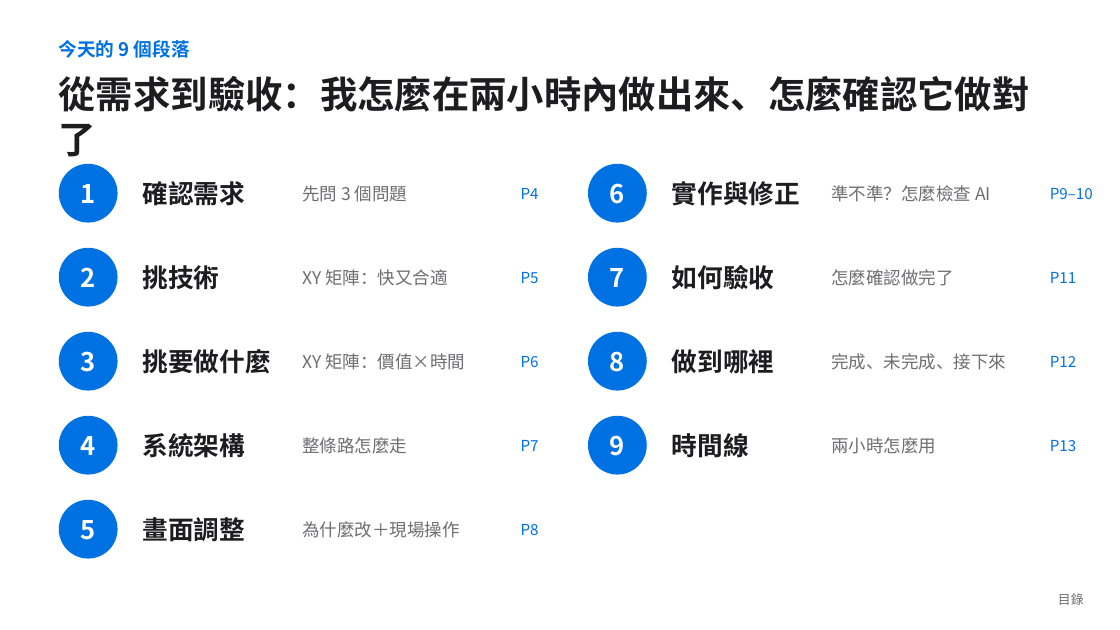
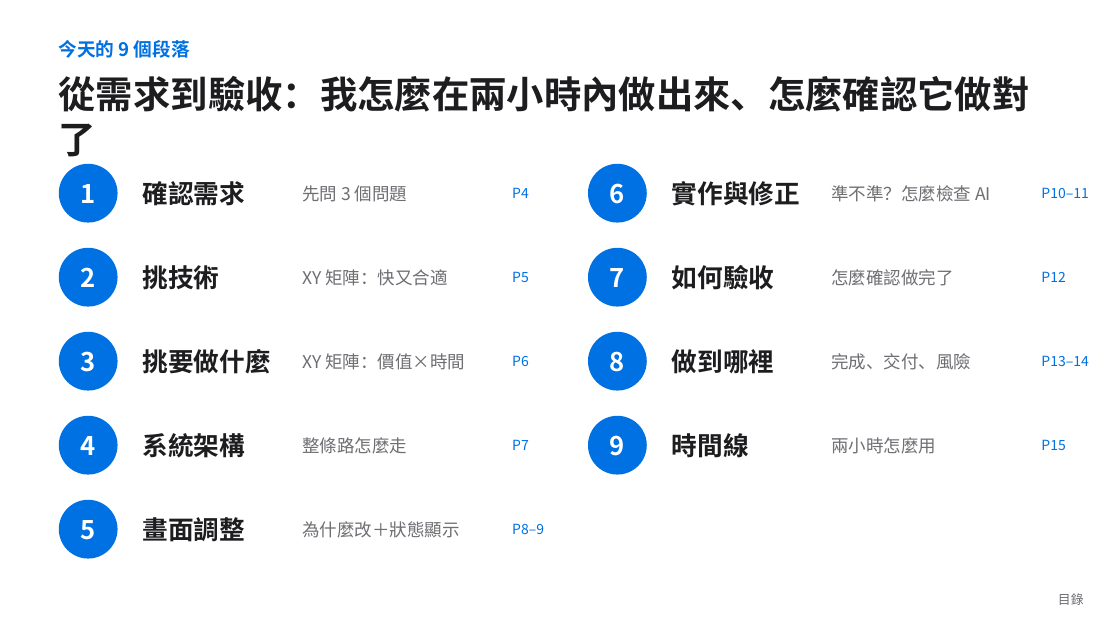
Before and after one commit to jaylooloomi/contract-check, a slide deck: slide 2 of docs/deck/合約外規檢查_簡報_v4.pptx. Drawn at 1120x630 pixels with LibreOffice and Linux fonts; fonts in the diff are those of the drawing. Boxes give left, top, right and bottom in pixels: in the first picture for what was removed or moved away, otherwise in the second. Text is boxed around its words. In the diff, an @@ line names an element or a change of style, - is before the commit and + after.

```diff
--- a/docs/deck/合約外規檢查_簡報_v4.pptx
+++ b/docs/deck/合約外規檢查_簡報_v4.pptx
@@ text "P4": place and size @@
-text "P4" at <box>521,188,539,199</box>
+text "P4" at <box>512,187,529,198</box>
@@ text at <box>1041,187,1088,198</box>: text changed; size 13 to 12 pt @@
-P9–10
+P10–11
@@ text "P5": place and size @@
-text "P5" at <box>521,272,539,283</box>
+text "P5" at <box>512,271,529,282</box>
@@ size 13 to 12 pt in 5 elements at <box>512,187,529,198</box>, <box>512,271,529,282</box>, <box>512,355,529,366</box>, <box>512,439,529,450</box>, <box>1041,271,1065,282</box> @@
@@ text "P12": place and size @@
-text "P12" at <box>1050,356,1076,367</box>
+text "P12" at <box>1041,271,1065,282</box>
@@ text removed at <box>1050,272,1076,283</box> @@
-P11
@@ text "P6": place and size @@
-text "P6" at <box>521,356,539,367</box>
+text "P6" at <box>512,355,529,366</box>
@@ text at <box>831,353,971,370</box>: text changed @@
-完成、未完成、接下來
+完成、交付、風險
@@ text added at <box>1041,355,1088,366</box>, 12 pt, text #0071E3 @@
+P13–14
@@ text "P7": place and size @@
-text "P7" at <box>521,440,539,451</box>
+text "P7" at <box>512,439,529,450</box>
@@ text at <box>1041,439,1065,450</box>: text changed; size 13 to 12 pt @@
-P13
+P15
@@ text at <box>302,521,459,538</box>: text changed @@
-為什麼改＋現場操作
+為什麼改＋狀態顯示
@@ text at <box>512,523,544,534</box>: text changed; size 13 to 12 pt @@
-P8
+P8–9
```
Also in this commit, not shown: 3 other slides changed, 2 slides added, 1 slide removed, 19 other files.
